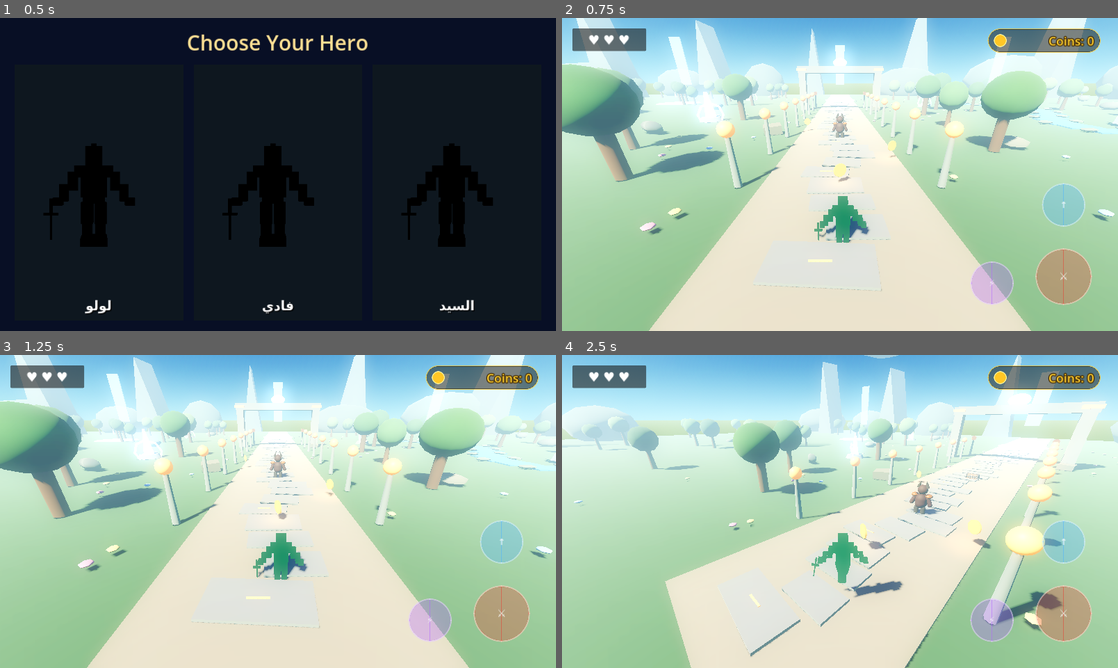
Above: before the commit, frames 1-4 (two rows, left to right).
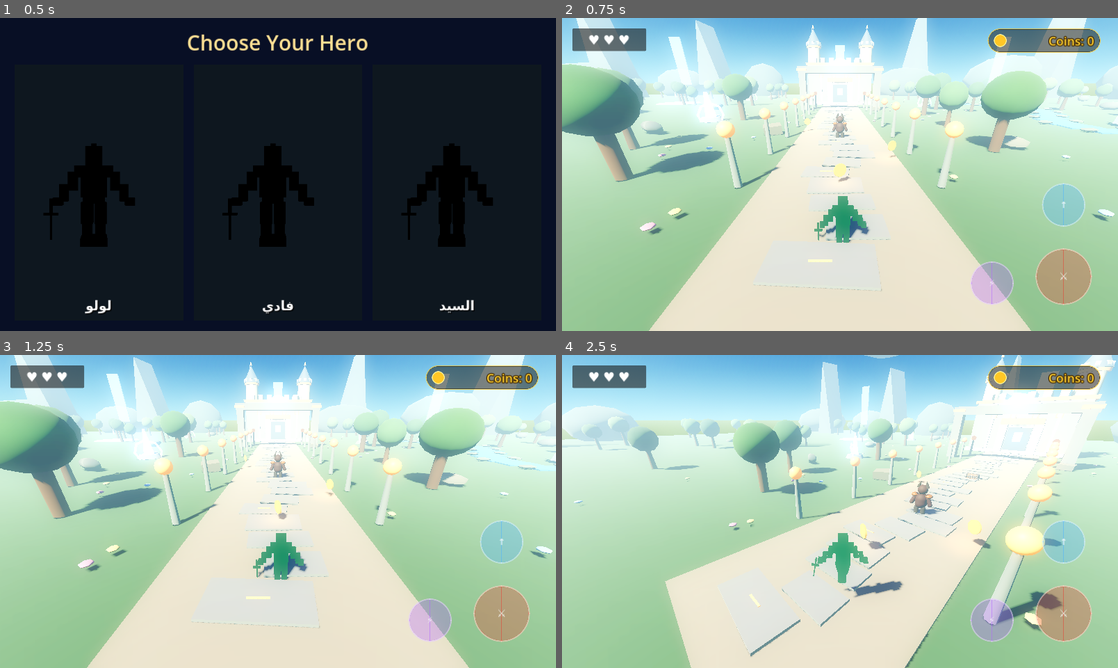
Above: after the commit, the same moments.

Repository: lolofadywaleed-hash/LostTreasureKingdom-Final
Game: Godot game, scene res://scenes/character_select.tscn
Two runs of this game, one before a commit and one after it. Both use one fixed random seed, a clock stepped at 60 frames per second and the inputs below.
Inputs (mouse positions are in pixels of both pictures, inside the frame that each line leads up to):
- Up to frame 1 (0.5 s): no input
- Up to frame 2 (0.75 s): click "لولو" at 0.5 s
- Up to frame 3 (1.25 s): no input
- Up to frame 4 (2.5 s): click "↑" at 1.25 s; move the mouse to (962, 495) at 2.02 s; hold D (move_right) from 2.03 s (still down); click (962, 495) at 2.17 s; tap Space (jump) at 2.27 s

Frame 1 is identical in both runs. In frame 2, 1.1% of the frame differs, in the area x 43-57%, y 2-28%; in frame 3, 1.1%; in frame 4, 2.4%, in the area x 72-100%, y 0-34%.
Error before the commit: Parse Error: Cannot infer the type of "x" variable because the value doesn't have a set type. (res://scripts/castle_visual.gd:90)

Commit message:
Fix remaining typed tower position in castle visual

Diff:
--- a/scripts/castle_visual.gd
+++ b/scripts/castle_visual.gd
@@ -87,6 +87,6 @@
 		_box("UpperWindowFrame_%s" % str(x), Vector3(0.9, 1.7, 0.18), Vector3(x, 6.9, 3.0), _gold)
 		_box("UpperWindowGlow_%s" % str(x), Vector3(0.56, 1.32, 0.1), Vector3(x, 6.9, 3.12), _window)
 	for side in [-1.0, 1.0]:
-		var x := side * 6.2
+		var x: float = float(side) * 6.2
 		for y in [4.2, 7.0, 9.7]:
 			_box("TowerSlit_%s_%s" % [str(side), str(y)], Vector3(0.16, 0.95, 0.08), Vector3(x, y, 1.45), _window)
